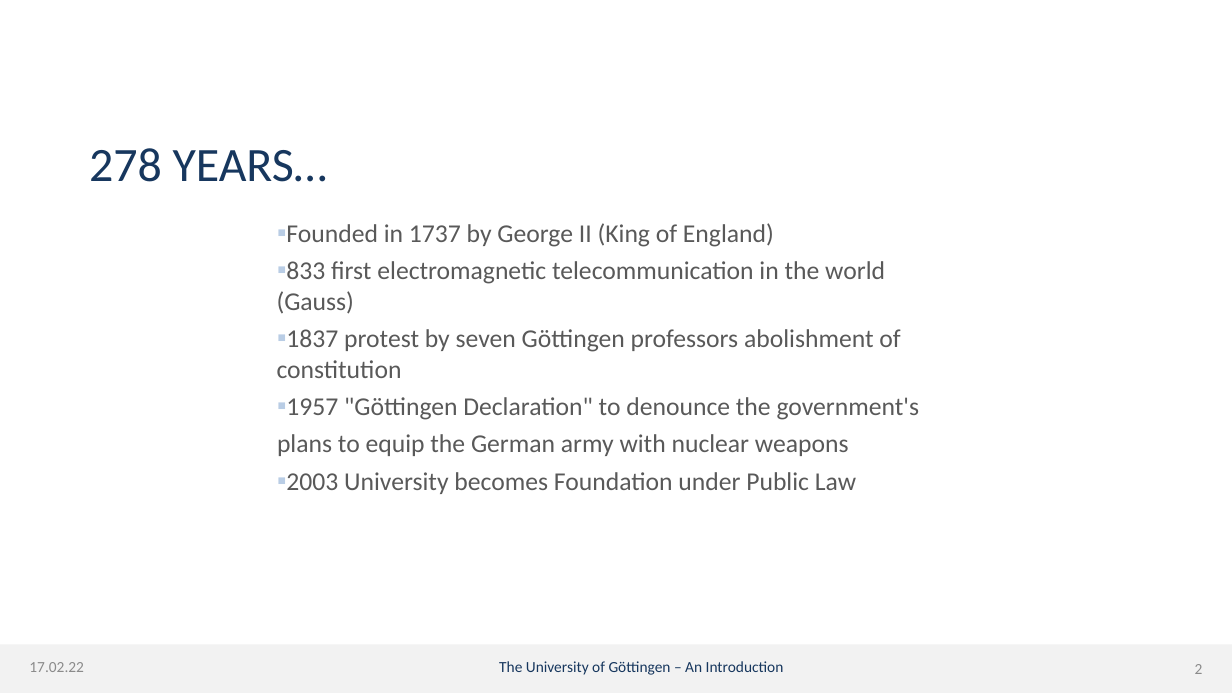
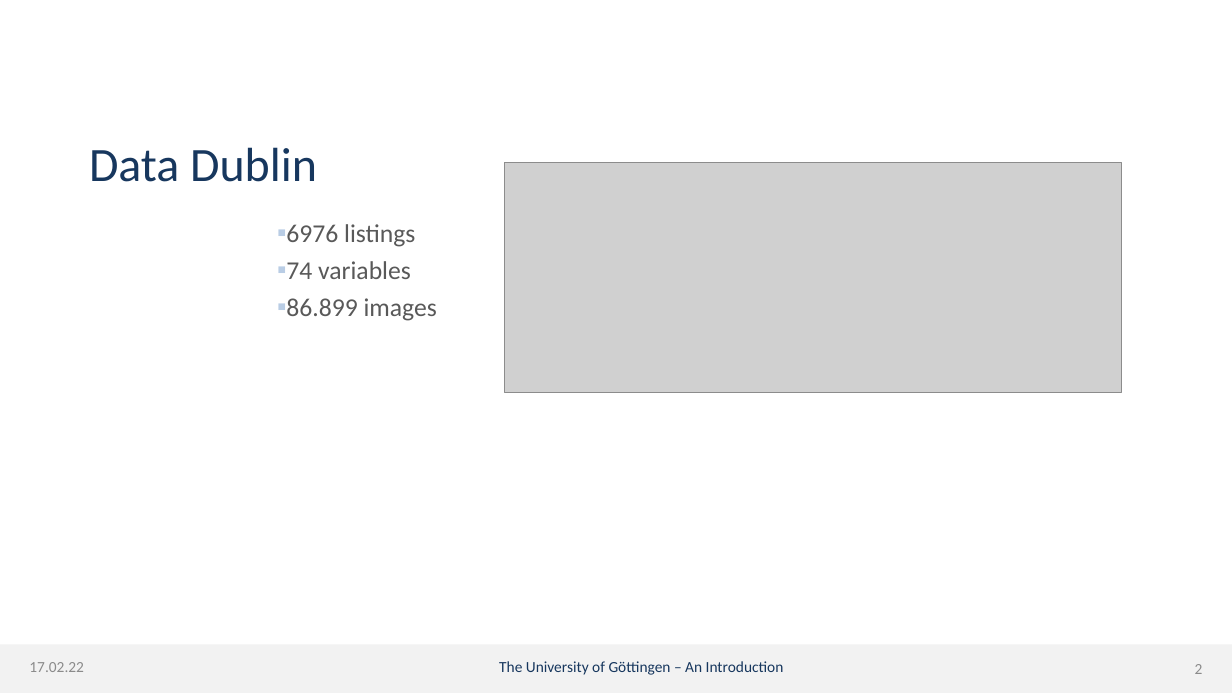
Before and after one commit to dmnk1308/DubAir, a slide deck: slide 2 of Präsi.pptx. Drawn at 1232x693 pixels with LibreOffice and Linux fonts; fonts in the diff are those of the drawing; grey boxes stand for pictures; background and template pictures are left out. Boxes give left, top, right and bottom in pixels: in the first picture for what was removed or moved away, otherwise in the second. Text is boxed around its words. In the diff, an @@ line names an element or a change of style, - is before the commit and + after.

```diff
--- a/Präsi.pptx
+++ b/Präsi.pptx
@@ title at (89, 147, 317, 182): text changed @@
-278 YEARS…
+Data Dublin
@@ picture added at (505, 163, 1122, 393) @@
@@ text at (286, 224, 437, 321): text changed @@
-▪ Founded in 1737 by George II (King of England)
-▪ 833 first electromagnetic telecommunication in the world
-  (Gauss)
-▪ 1837 protest by seven Göttingen professors abolishment of
-  constitution
-▪ 1957 "Göttingen Declaration" to denounce the government's
-plans to equip the German army with nuclear weapons
-▪ 2003 University becomes Foundation under Public Law
+▪ 6976 listings
+▪ 74 variables
+▪ 86.899 images
```
Also in this commit, not shown: 5 slides added, 1 slide removed, 1 other file.
